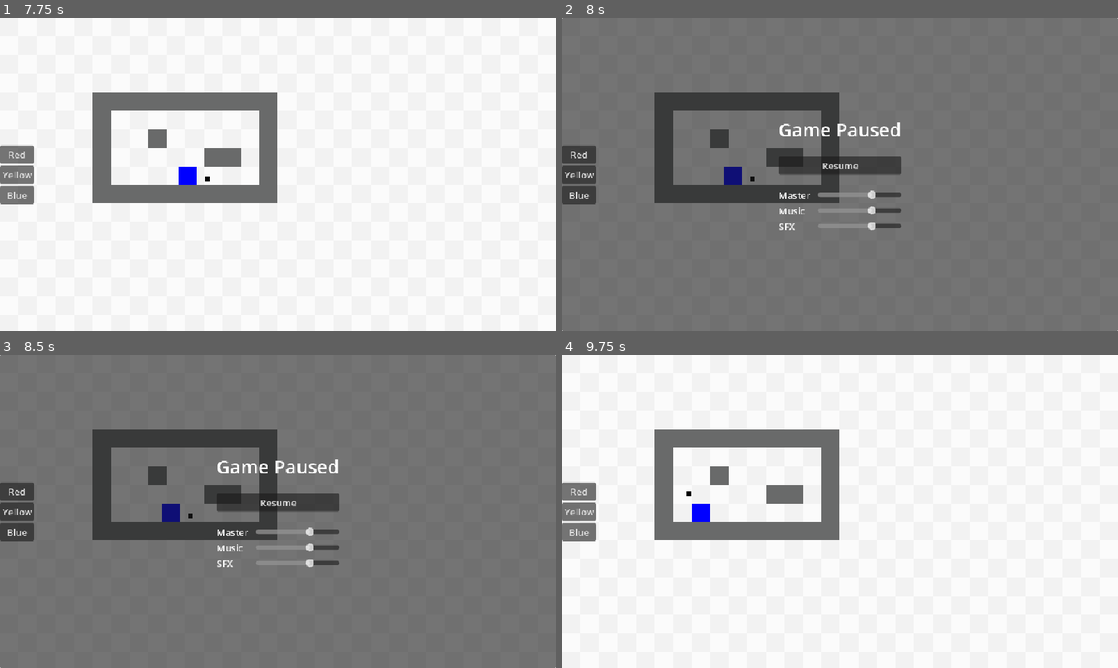
Above: before the commit, frames 1-4 (two rows, left to right).
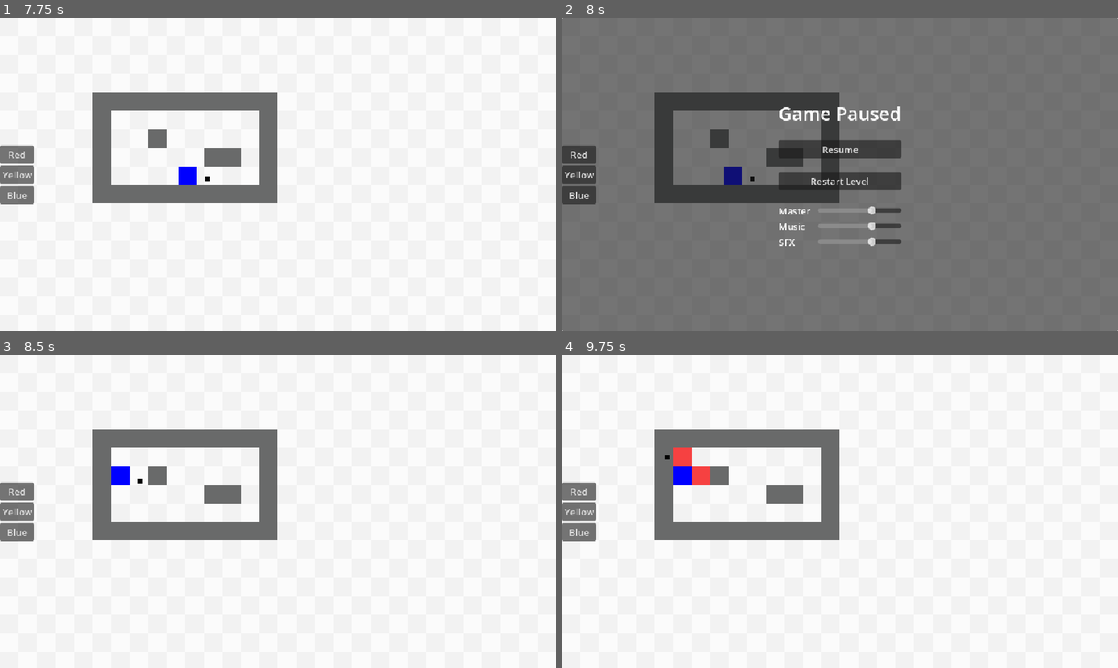
Above: after the commit, the same moments.

Repository: btoosey/Godot-Wild-Jam-99
Game: Godot game, scene res://scenes/main/main.tscn
Two runs of this game, one before a commit and one after it. Both use one fixed random seed, a clock stepped at 60 frames per second and the inputs below.
Inputs (mouse positions are in pixels of both pictures, inside the frame that each line leads up to):
- Up to frame 1 (7.75 s): click "Start Game" at 0.5 s; click "Level 1" at 1.25 s; click "Red" at 2 s; click "Yellow" at 2.75 s; click "Blue" at 3.5 s; tap Enter at 4.25, 5.75 s; move the mouse to (400, 158) at 4.27 s; hold D (player_right) 4.28-5.03 s; hold Right mouse button (erase) 4.28-5.03 s; tap Space (toggle_combine) at 5, 7.25 s; move the mouse to (166, 190) at 5.02 s; hold S (player_down) 5.03-5.78 s; click (166, 190) at 5.1 s; move the mouse to (333, 105) at 5.77 s; hold D (player_right) 5.78-6.53 s; hold Space (toggle_combine) 5.78-6.53 s; move the mouse to (250, 237) at 6.52 s; hold W (player_up) 6.53-7.28 s; tap Q (undo) at 6.6 s; move the mouse to (444, 221) at 7.27 s; hold A (player_left) from 7.28 s (still down); hold Right mouse button (erase) from 7.28 s (still down)
- Up to frame 2 (8 s): keep holding A (player_left); keep holding Right mouse button (erase); tap Escape (pause_unpause) at 7.9 s
- Up to frame 3 (8.5 s): release A (player_left) at 8 s; release Right mouse button (erase) at 8 s; click (278, 517) at 8 s, where only the run after the commit has a clickable "Restart Level"
- Up to frame 4 (9.75 s): click (840, 502) at 8.75 s, where only the run before the commit has a clickable "Resume"; tap Enter at 9.5 s; move the mouse to (673, 464) at 9.52 s; hold A (player_left) from 9.53 s (still down); click (673, 464) at 9.6 s

Frame 1 is identical in both runs. In frame 2, 3.8% of the frame differs, in the area x 39-61%, y 28-73%; in frame 3, 100%, in the area x 0-100%, y 0-100%; in frame 4, 0.8%.

Commit message:
ADD: restart level button to pause menu

Diff:
--- a/scenes/main/main.tscn
+++ b/scenes/main/main.tscn
@@ -158,6 +158,10 @@
 layout_mode = 2
 text = "Resume"
 
+[node name="RestartLevelButton" type="Button" parent="PauseMenu/VBoxContainer" unique_id=589175136]
+layout_mode = 2
+text = "Restart Level"
+
 [node name="AudioSliders" type="VBoxContainer" parent="PauseMenu/VBoxContainer" unique_id=670476256]
 layout_mode = 2
 
@@ -215,6 +219,7 @@
 [connection signal="pressed" from="MainMenu/MainMenuButtons/StartGame" to="MainMenu" method="_on_start_game_pressed"]
 [connection signal="pressed" from="LevelSelect/VBoxContainer/Levels/Level 1" to="LevelSelect/VBoxContainer/Levels/Level 1" method="_on_pressed"]
 [connection signal="pressed" from="PauseMenu/VBoxContainer/ResumeButton" to="PauseMenu" method="_on_resume_button_pressed"]
+[connection signal="pressed" from="PauseMenu/VBoxContainer/RestartLevelButton" to="PauseMenu" method="_on_restart_level_button_pressed"]
 [connection signal="value_changed" from="PauseMenu/VBoxContainer/AudioSliders/MasterSlider/MasterSlider" to="PauseMenu" method="_on_master_slider_value_changed"]
 [connection signal="value_changed" from="PauseMenu/VBoxContainer/AudioSliders/MusicSlider/MusicSlider" to="PauseMenu" method="_on_music_slider_value_changed"]
 [connection signal="value_changed" from="PauseMenu/VBoxContainer/AudioSliders/SFXSlider/SFXSlider" to="PauseMenu" method="_on_sfx_slider_value_changed"]
--- a/scripts/custom_nodes/level_loader_reloader.gd
+++ b/scripts/custom_nodes/level_loader_reloader.gd
@@ -15,10 +15,6 @@
 	instantiate_level()
 
 
-func _on_reload_level() -> void:
-	reload_level()
-
-
 func clear_current_level() -> void:
 	if level.get_child_count() > 0:
 		var lv = level.get_child(0)
--- a/scripts/ui/pause_menu/pause_menu.gd
+++ b/scripts/ui/pause_menu/pause_menu.gd
@@ -2,6 +2,7 @@
 
 @onready var game_state_machine: GameStateMachine = $"../GameStateMachine" as GameStateMachine
 @onready var resume_button: Button = $VBoxContainer/ResumeButton
+@onready var level_loader_reloader: Node = $"../LevelLoaderReloader"
 
 var paused := false
 var pausable := false
@@ -34,6 +35,11 @@
 	unpause_game()
 
 
+func _on_restart_level_button_pressed() -> void:
+	level_loader_reloader.reload_level()
+	unpause_game()
+
+
 func _on_master_slider_value_changed(value: float) -> void:
 	AudioServer.set_bus_volume_db(AudioServer.get_bus_index("Master"), linear_to_db(value))
 
